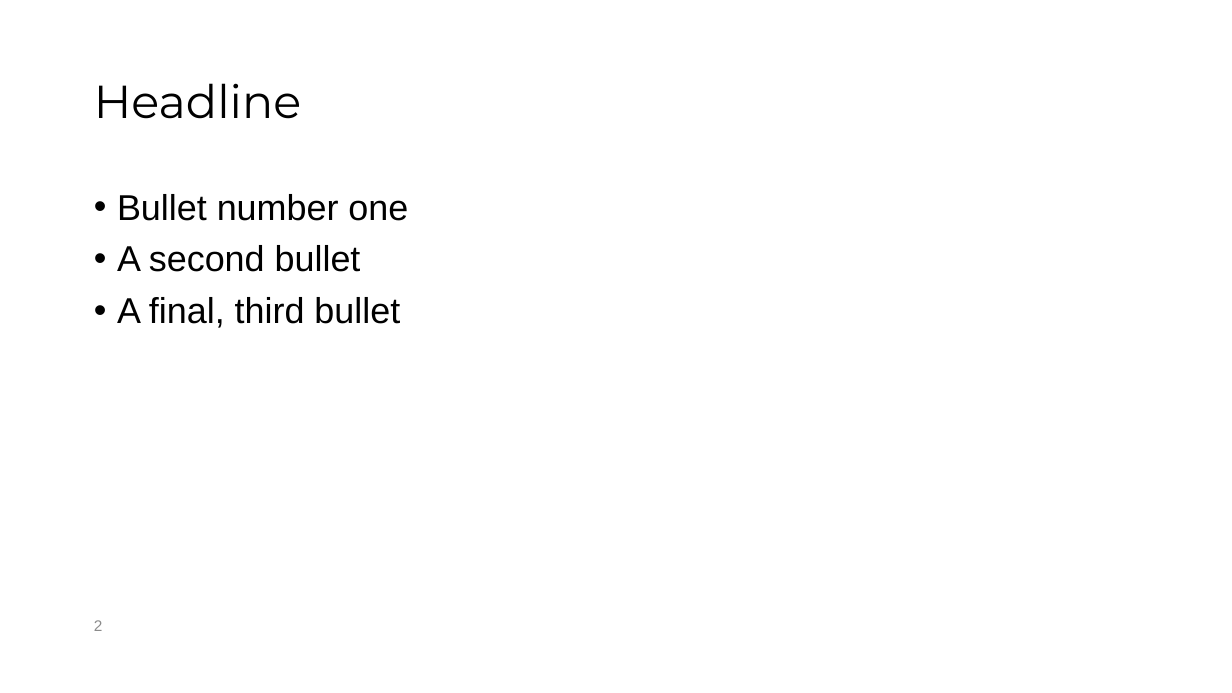
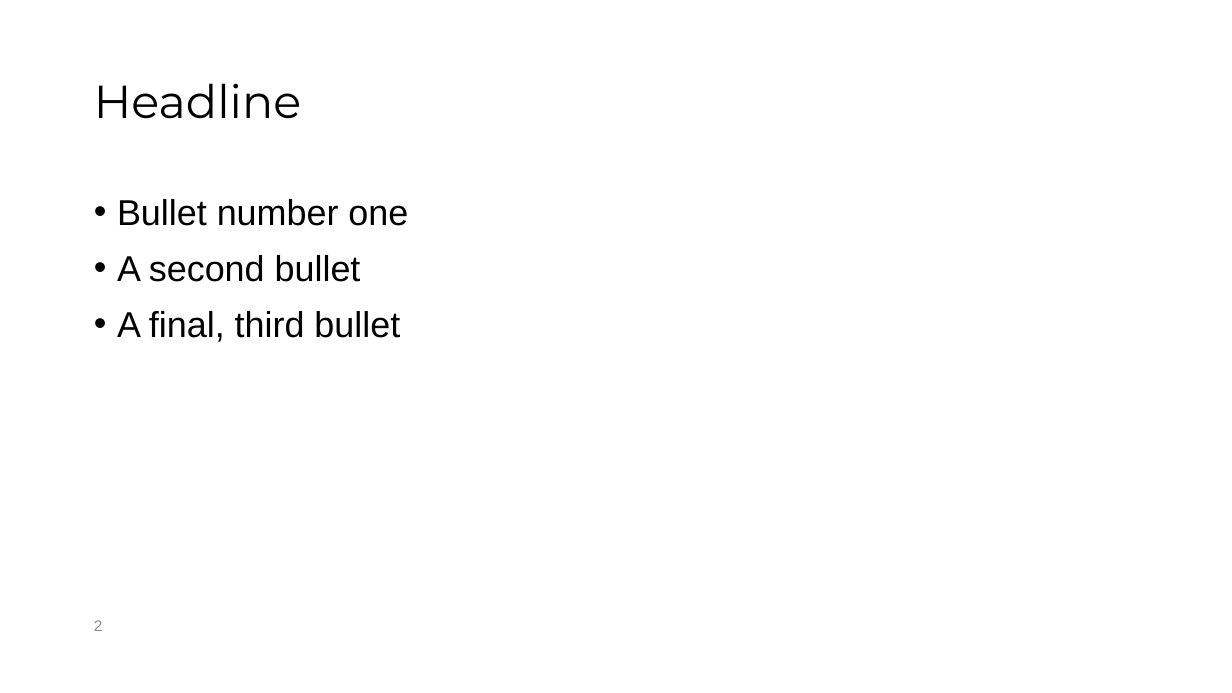
Before and after one commit to ARTS-Laboratory/ARTS-Lab-Branding, a slide deck: slide 2 of PowerPoint/ARTS-Lab_USC_slide_template.pptx. Drawn at 1232x693 pixels with LibreOffice and Linux fonts; fonts in the diff are those of the drawing; background and template pictures are left out. Boxes give left, top, right and bottom in pixels: in the first picture for what was removed or moved away, otherwise in the second. Text is boxed around its words. In the diff, an @@ line names an element or a change of style, - is before the commit and + after.

```diff
--- a/PowerPoint/ARTS-Lab_USC_slide_template.pptx
+++ b/PowerPoint/ARTS-Lab_USC_slide_template.pptx
@@ text "Bullet number one" at bbox=[117, 199, 408, 342]: line spacing 0.9 to 1 @@
```
Also in this commit, not shown: 1 other slide changed.
